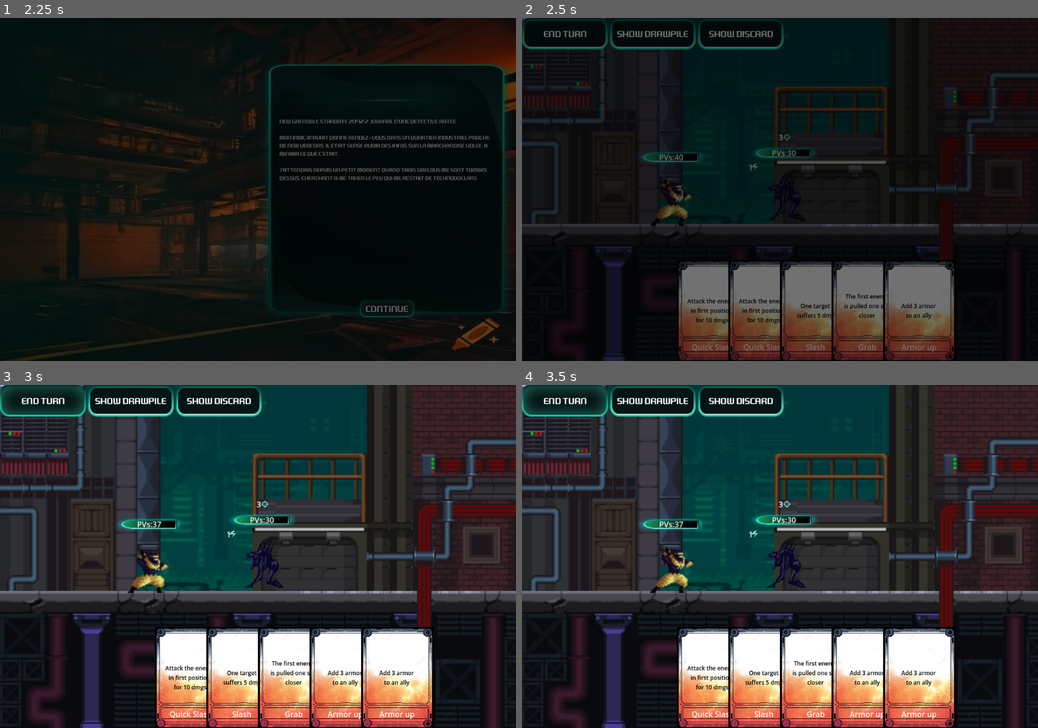
Above: before the commit, frames 1-4 (two rows, left to right).
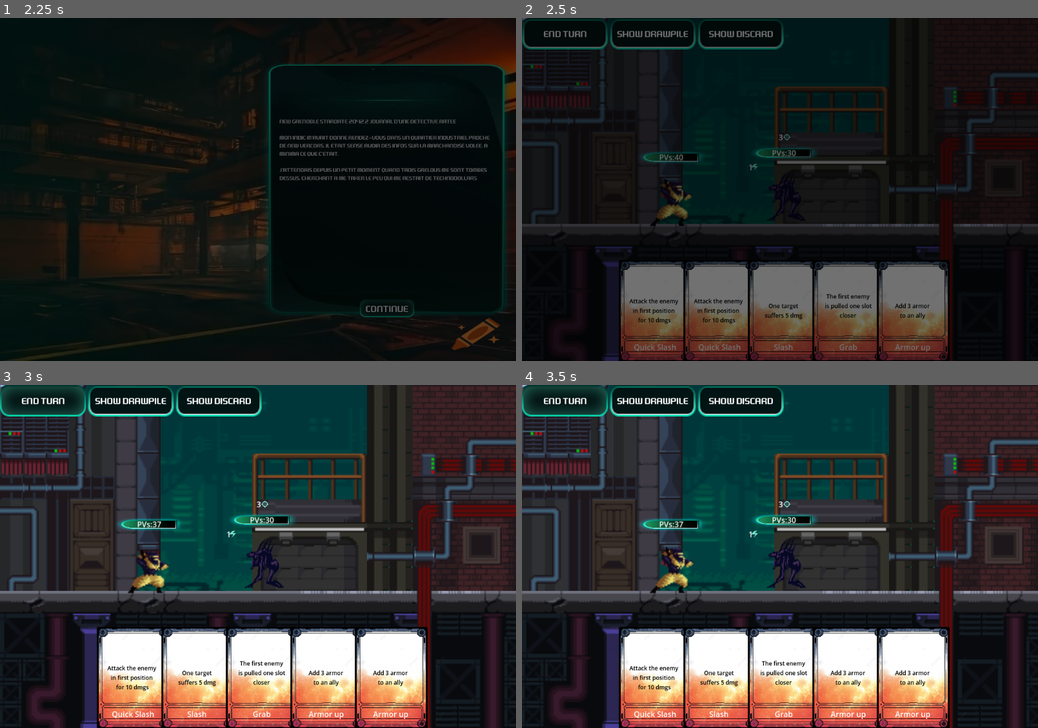
Above: after the commit, the same moments.

Repository: Azhrilla/SlayTheDungeon
Game: Godot game, scene res://UI/main_menu.tscn
Same seed, same stepped clock (60 frames per second), same inputs: the game is played once before the commit and once after it.
Inputs:
- Up to frame 1 (2.25 s): click "Play" at 0.5 s; click "Continue" at 1.25 s; click "Continue" at 2 s
- Up to frame 2 (2.5 s): no input
- Up to frame 3 (3 s): click "End Turn" at 2.75 s
- Up to frame 4 (3.5 s): no input

Frame 1 is identical in both runs. In frame 2, 8.4% of the frame differs, in the area x 18-84%, y 70-100%; in frame 3, 11%; in frame 4, 11%.

Commit message:
bit of GUI
cards are now more centered in hand
the remove card is now more centered when hovering

Diff:
--- a/CardSystem/card.tscn
+++ b/CardSystem/card.tscn
@@ -13,6 +13,7 @@
 anchors_preset = 0
 offset_right = 150.0
 offset_bottom = 220.0
+pivot_offset = Vector2(75, 110)
 script = ExtResource("1_ostlh")
 
 [node name="CardAppearance" type="TextureRect" parent="."]
--- a/Game/play_level.tscn
+++ b/Game/play_level.tscn
@@ -1,11 +1,11 @@
 [gd_scene load_steps=9 format=4 uid="uid://dmoiukgdhv7f7"]
 
-[ext_resource type="Script" path="res://Game/play_level.gd" id="1_x1jox"]
-[ext_resource type="Texture2D" uid="uid://by0m4cwgrllkt" path="res://Graphics/UI/tests/back.png" id="2_wd32h"]
+[ext_resource type="Script" uid="uid://d3juiyvdhk62o" path="res://Game/play_level.gd" id="1_x1jox"]
+[ext_resource type="Texture2D" uid="uid://by0m4cwgrllkt" path="res://Graphics/Bordel/tests/back.png" id="2_wd32h"]
 [ext_resource type="PackedScene" uid="uid://catd2nw28jgxi" path="res://UI/ui_level.tscn" id="3_2slge"]
 [ext_resource type="PackedScene" uid="uid://bxg7554iequp8" path="res://Game/player.tscn" id="4_lcbj5"]
 [ext_resource type="TileSet" uid="uid://ce22gsyr1i1cv" path="res://Graphics/UI/tilemap.tres" id="4_u13sh"]
-[ext_resource type="Texture2D" uid="uid://pjxtl4oh50ur" path="res://Graphics/UI/tests/Sidescroller Shooter - Central City/Assets/Tiles.png" id="5_qyv7g"]
+[ext_resource type="Texture2D" uid="uid://pjxtl4oh50ur" path="res://Graphics/Bordel/tests/Sidescroller Shooter - Central City/Assets/Tiles.png" id="5_qyv7g"]
 
 [sub_resource type="TileSetAtlasSource" id="TileSetAtlasSource_685or"]
 texture = ExtResource("5_qyv7g")
--- a/UI/remove_card_scene.gd
+++ b/UI/remove_card_scene.gd
@@ -11,6 +11,7 @@
 		$ShowDeck/TextureRect/ScrollContainer/GridContainer.add_child(newCard)
 		newCard.connect("mouseHoveredEnter",cardHoveredEnter)
 		newCard.connect("mouseHoveredExit",cardHoveredExit)
+		newCard.set_anchors_and_offsets_preset(Control.LayoutPreset.PRESET_CENTER)
 
 func _on_texture_button_pressed() -> void:
 	if !m_selectedCard:
--- a/UI/ui_level.gd
+++ b/UI/ui_level.gd
@@ -64,8 +64,6 @@
 	var cards = getCardsInPosition(m_currentlyShownDeck)
 	var controlNodes = $ShowDeck/TextureRect/ScrollContainer/GridContainer.get_children()
 	for index in range(cards.size()):
-
-		#controlNodes[index].force_update_transform()
 		cards[index].visible = true
 		cards[index].global_position = controlNodes[index].global_position #+ controlNodes[index].custom_minimum_size/2
 
@@ -183,7 +181,7 @@
 				modifiedIndex+=1
 				hoveredCardSeen = true
 
-		currentCard.position = leftCardMarkerPos + (modifiedIndex+1)* ((rightCardMarkerPos-leftCardMarkerPos)/ (cardCount+3))
+		currentCard.position = leftCardMarkerPos + (modifiedIndex+0.5)* ((rightCardMarkerPos-leftCardMarkerPos)/ (cardCount+3))
 
 func cardHoveredEnter(_card:Card):
 	var cardsInHand = getCardsInPosition(Globals.cardPosition.HAND)
--- a/UI/ui_level.tscn
+++ b/UI/ui_level.tscn
@@ -111,17 +111,15 @@
 
 [node name="HandLeft" type="Control" parent="."]
 layout_mode = 3
-anchor_left = 0.1
 anchor_top = 0.7
-anchor_right = 0.1
 anchor_bottom = 0.7
 grow_vertical = 0
 
 [node name="HandRight" type="Control" parent="."]
 layout_mode = 3
-anchor_left = 0.9
+anchor_left = 1.0
 anchor_top = 0.7
-anchor_right = 0.9
+anchor_right = 1.0
 anchor_bottom = 0.7
 grow_horizontal = 2
 grow_vertical = 0
@@ -236,6 +234,16 @@
 [node name="GridContainer" type="GridContainer" parent="ShowDeck/TextureRect/ScrollContainer"]
 layout_mode = 2
 columns = 5
+
+[node name="Hand" type="HBoxContainer" parent="."]
+anchors_preset = 7
+anchor_left = 0.5
+anchor_top = 1.0
+anchor_right = 0.5
+anchor_bottom = 1.0
+offset_top = -211.0
+grow_horizontal = 2
+grow_vertical = 0
 
 [connection signal="mouse_entered" from="PlayZone" to="." method="_on_play_zone_mouse_entered"]
 [connection signal="mouse_exited" from="PlayZone" to="." method="_on_play_zone_mouse_exited"]
